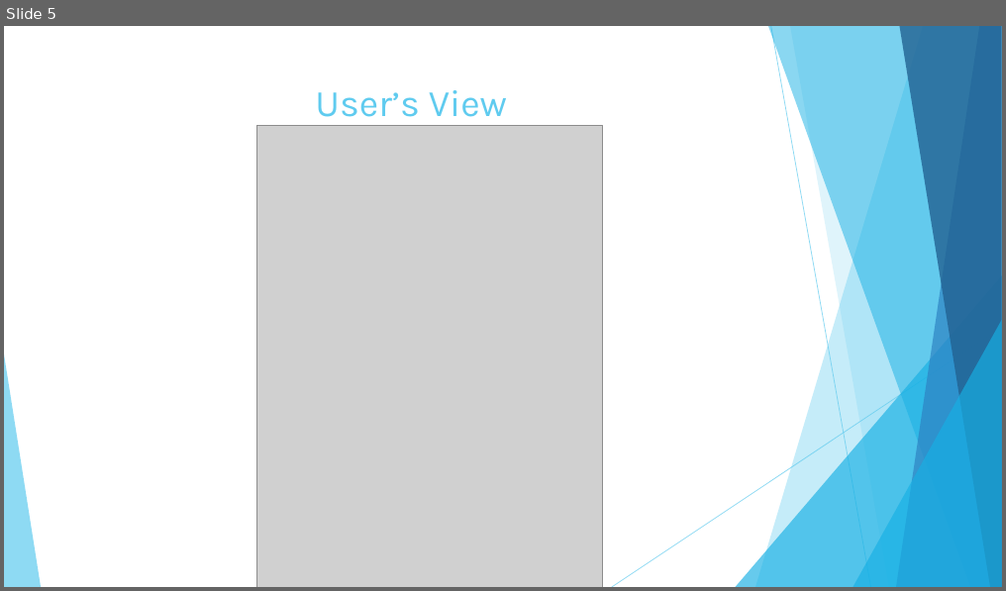
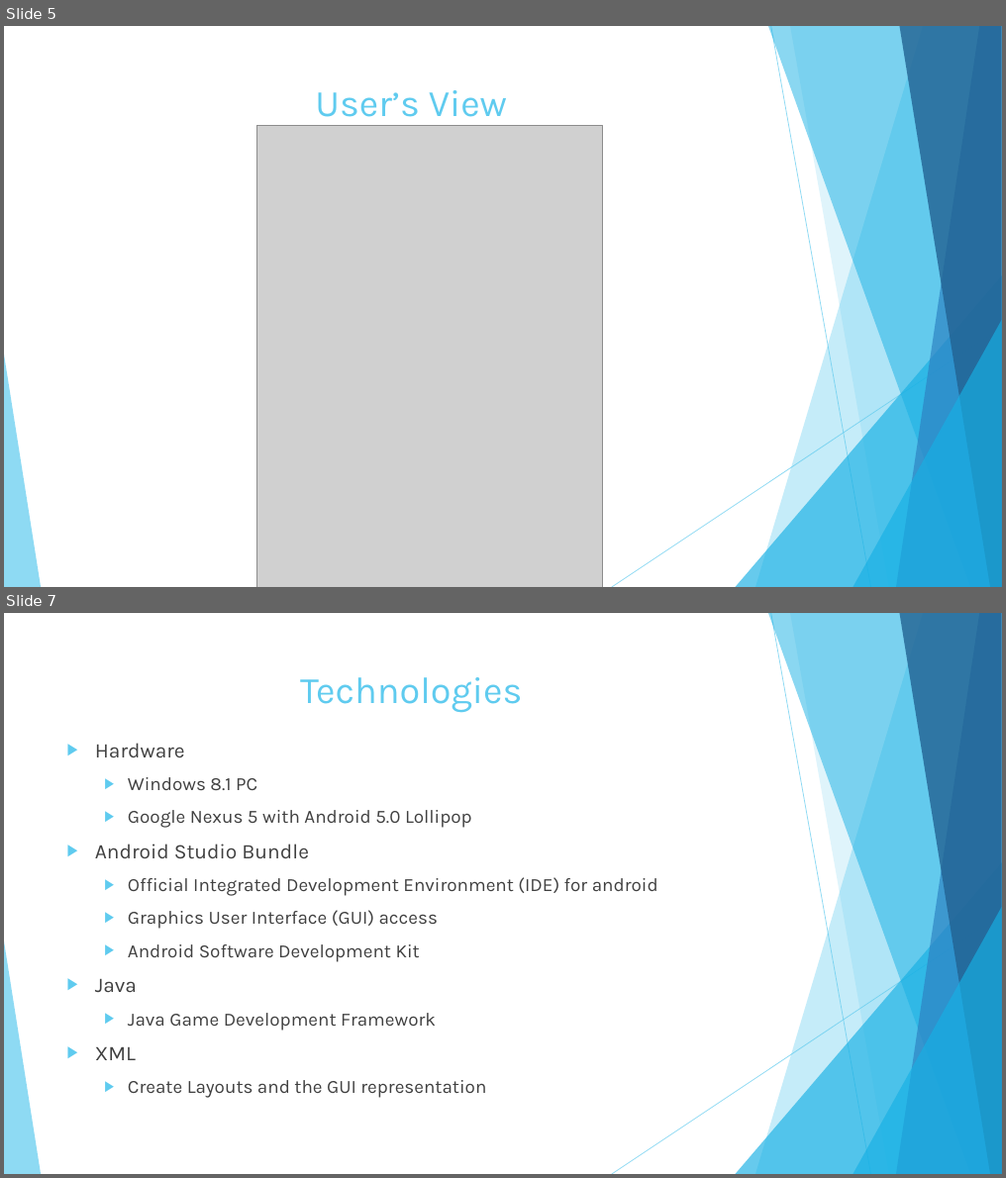
Before and after one commit to TonyMenji/FlickStick, a slide deck: Project-Proposal/Section 3.0/Flick Stick Presentation.pptx. Shown one above the other, each under a label of ours: slide 5 before the commit, slides 5 and 7 after it; the slides between them are not shown. The pictures are 1006x591 and 1006x1178 pixels, drawn with LibreOffice and Linux fonts; fonts in the diff are those of the drawing; grey boxes stand for pictures. Boxes give left, top, right and bottom in pixels: in the first picture for what was removed or moved away, otherwise in the second. Text is boxed around its words. In the diff, an @@ line names an element or a change of style, - is before the commit and + after.

Commit message:
Presentation Final

```diff
--- a/Project-Proposal/Section 3.0/Flick Stick Presentation.pptx
+++ b/Project-Proposal/Section 3.0/Flick Stick Presentation.pptx
@@ slide 7 added at (4, 613, 1002, 1174), background #FFFFFF; not listed: 10 template elements that a slide beside it also shows @@
@@ title added at (300, 677, 522, 713), 36 pt, text #5FCBEF @@
+Technologies
@@ text added at (95, 743, 658, 1098), 18 pt, text #404040 @@
+▶ Hardware
+  ▶ Windows 8.1 PC
+  ▶ Google Nexus 5 with Android 5.0 Lollipop
+▶ Android Studio Bundle
+  ▶ Official Integrated Development Environment (IDE) for android
+  ▶ Graphics User Interface (GUI) access
+  ▶ Android Software Development Kit
+▶ Java
+  ▶ Java Game Development Framework
+▶ XML
+  ▶ Create Layouts and the GUI representation
```
Also in this commit, not shown: 7 other slides added, 5 slides removed.
